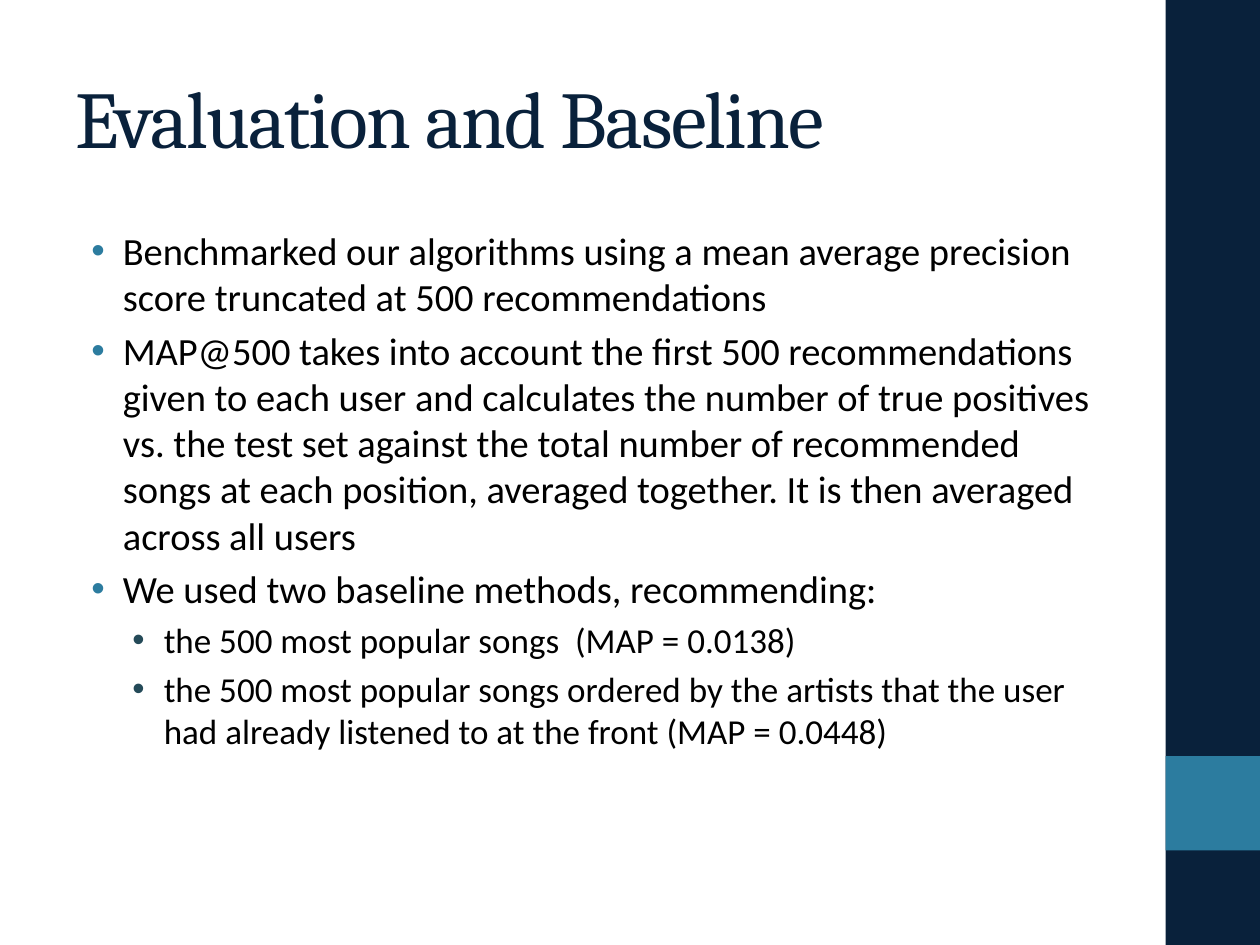
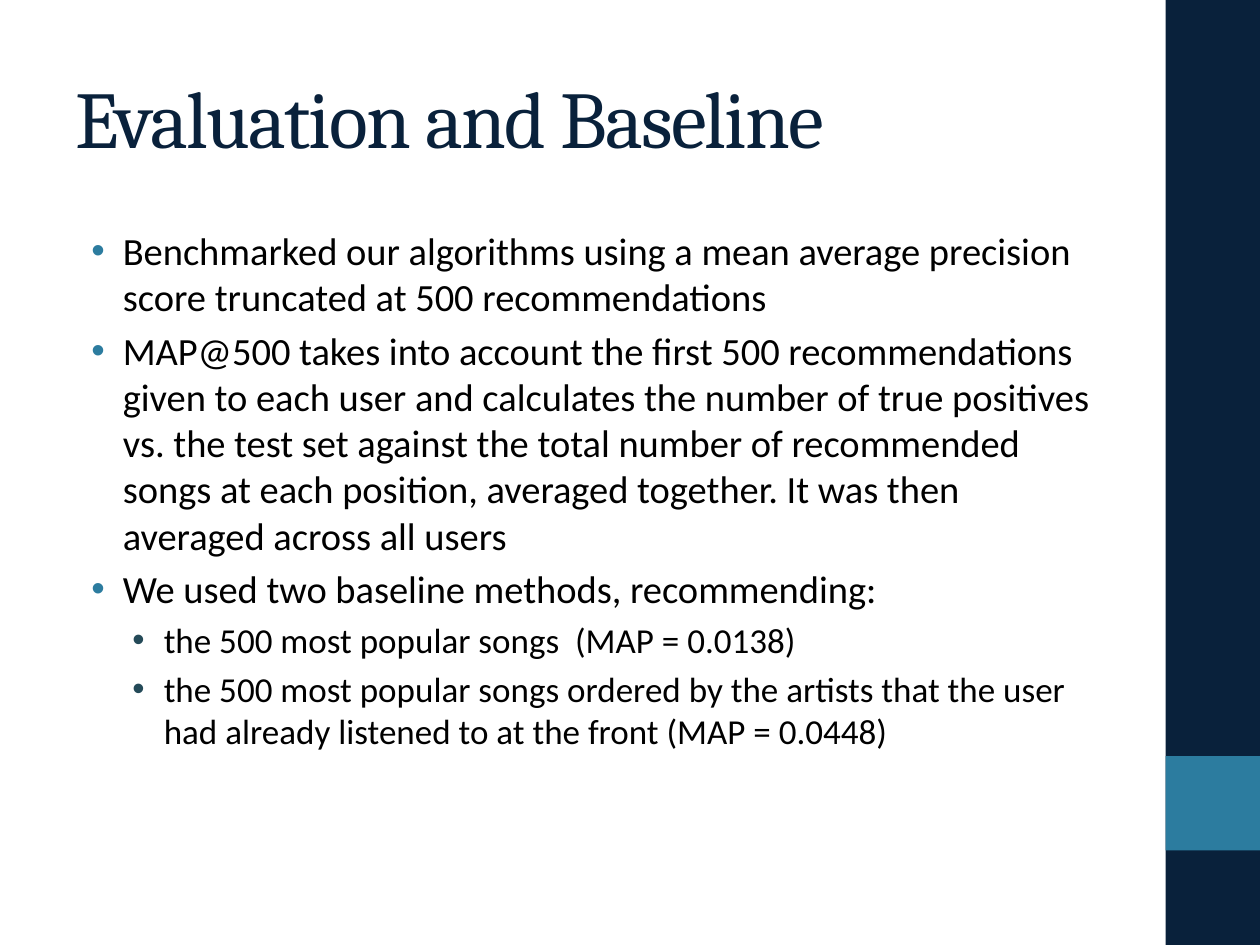
Before and after one commit to eringrand/musicanalysis, a slide deck: slide 4 of presentation/PresentationFinal.pptx. Drawn at 1260x945 pixels with LibreOffice and Linux fonts; fonts in the diff are those of the drawing. Boxes give left, top, right and bottom in pixels: in the first picture for what was removed or moved away, otherwise in the second. Text is boxed around its words. In the diff, an @@ line names an element or a change of style, - is before the commit and + after.

```diff
--- a/presentation/PresentationFinal.pptx
+++ b/presentation/PresentationFinal.pptx
@@ text at (123, 338, 1089, 557): text changed @@
-• MAP@500 takes into account the first 500 recommendations given to each user and calculates the number of true positives vs. the test set against the total number of recommended songs at each position, averaged together. It is then averaged across all users
+• MAP@500 takes into account the first 500 recommendations given to each user and calculates the number of true positives vs. the test set against the total number of recommended songs at each position, averaged together. It was then averaged across all users
```
Also in this commit, not shown: 1 other file.
